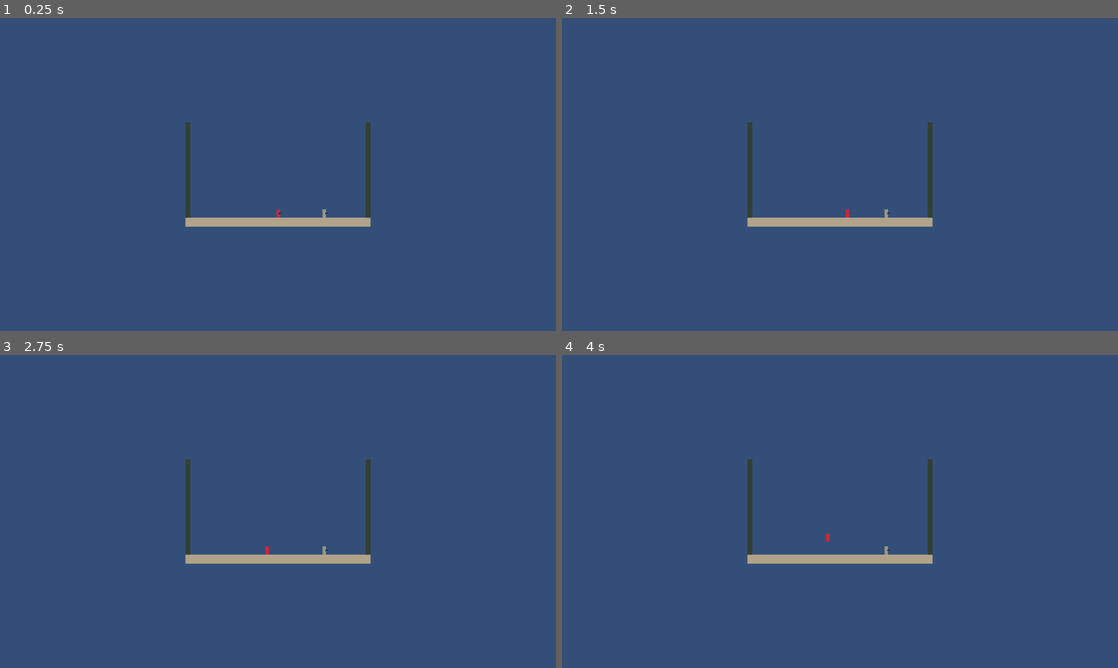
Above: before the commit, frames 1-4 (two rows, left to right).
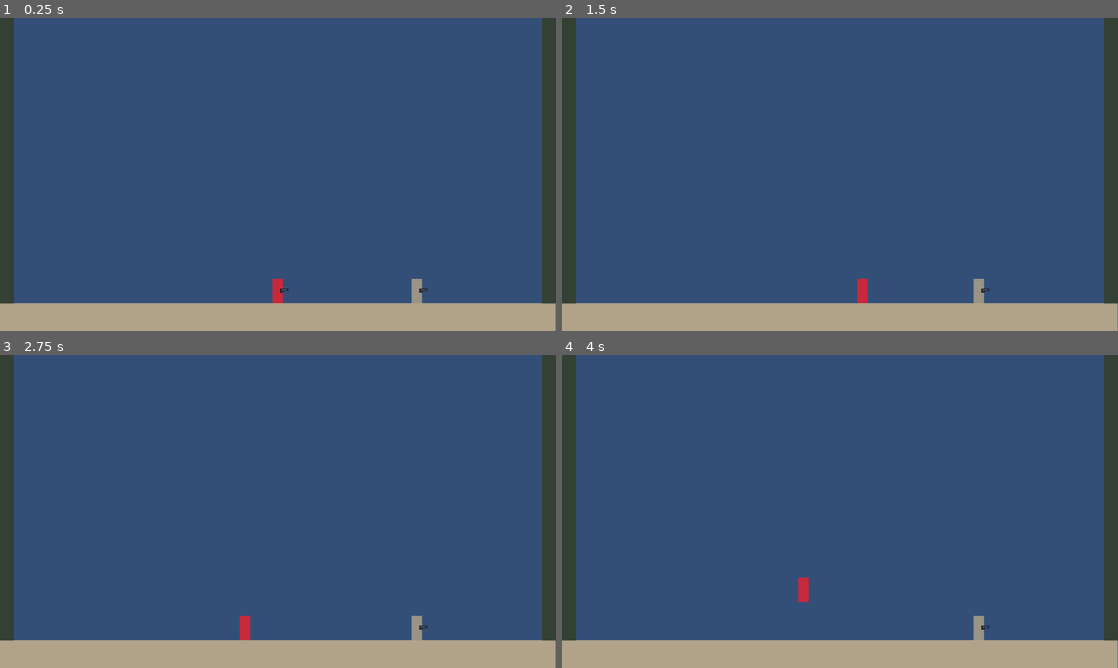
Above: after the commit, the same moments.

Repository: oplosy/fable
Game: Godot game, scene res://scenes/main.tscn
Two runs of this game, one before a commit and one after it. Both use one fixed random seed, a clock stepped at 60 frames per second and the inputs below.
Inputs (mouse positions are in pixels of both pictures, inside the frame that each line leads up to):
- Up to frame 1 (0.25 s): no input
- Up to frame 2 (1.5 s): tap Enter at 0.5 s; move the mouse to (962, 158) at 0.52 s; hold D (p1_right) from 0.53 s (still down); tap Shift (p1_run) at 0.6 s; click (962, 158) at 0.67 s; tap K (p1_jump) at 0.77 s; tap L at 0.8, 1.35 s; move the mouse to (728, 190) at 1.27 s
- Up to frame 3 (2.75 s): tap K (p1_jump) at 1.52 s; tap Shift (p1_run) at 1.55 s; move the mouse to (333, 442) at 2.02 s; release D (p1_right) at 2.03 s; hold A (p1_left) from 2.03 s (still down); tap J (p1_attack) at 2.1 s; tap L at 2.3 s
- Up to frame 4 (4 s): move the mouse to (812, 574) at 2.77 s; release A (p1_left) at 2.78 s; hold D (p1_right) from 2.78 s (still down); tap Shift (p1_run) at 2.85 s; click (812, 574) at 2.92 s; tap K (p1_jump) at 3.02, 3.77 s; move the mouse to (1006, 558) at 3.52 s; tap 1 (p1_slot_1) at 3.6 s; tap L at 3.8 s

The runs differ from the first frame. In frame 1, 15% of the frame differs, in the area x 0-100%, y 0-100%; in frame 2, 15%; in frame 3, 15%; in frame 4, 15%.

Commit message:
Follow the fighters with a zooming arena camera

Diff:
--- a/scenes/arenas/arena.gd
+++ b/scenes/arenas/arena.gd
@@ -8,6 +8,8 @@
 
 ## Playable area in the arena's own coordinates; leave room above for jumps.
 @export var bounds := Rect2(-64, -360, 768, 784)
+## The part of the map the camera may show, in the arena's own coordinates.
+@export var camera_limits := Rect2(0, 0, 640, 360)
 
 ## The match's single source of randomness (spawn picks, bullet spread), so seeding it
 ## replays a match exactly, e.g. for tests, replays or keeping online peers in sync.
--- /dev/null
+++ b/scenes/arenas/follow_camera.gd
@@ -0,0 +1,65 @@
+class_name FollowCamera
+extends Camera2D
+
+## The arena's camera. Keeps every living fighter in view: it sits at `art_zoom`, where
+## one pixel of the 3x character art is one screen pixel, and zooms out only while the
+## fighters are spread wider than the screen holds (never below `min_zoom`). It never
+## shows anything outside the arena's `camera_limits`.
+
+## Screen pixels per world pixel at which the character art is drawn pixel for pixel.
+@export var art_zoom := 3.0
+## Furthest zoom-out. Below art_zoom the detailed art is drawn smaller than 1:1.
+@export var min_zoom := 1.5
+## Fraction of the screen kept free around the fighters on each side.
+@export_range(0.0, 0.45) var margin := 0.15
+## How fast the camera catches up; higher is snappier.
+@export var follow_speed := 6.0
+
+var _placed := false
+
+
+func _ready() -> void:
+	zoom = Vector2.ONE * art_zoom
+	var arena := get_parent() as Arena
+	if arena:
+		var area := Rect2(arena.to_global(arena.camera_limits.position), arena.camera_limits.size)
+		limit_left = int(area.position.x)
+		limit_top = int(area.position.y)
+		limit_right = int(area.end.x)
+		limit_bottom = int(area.end.y)
+
+
+func _physics_process(delta: float) -> void:
+	var box := _fighters_box()
+	if box.position == Vector2.INF:
+		return
+	var target_zoom := clampf(_zoom_to_fit(box.size), min_zoom, art_zoom)
+	if not _placed:
+		_placed = true
+		global_position = box.get_center()
+		zoom = Vector2.ONE * target_zoom
+		return
+	var weight := 1.0 - exp(-follow_speed * delta)
+	global_position = global_position.lerp(box.get_center(), weight)
+	var next := lerpf(zoom.x, target_zoom, weight)
+	# Land exactly on the target so the art is not left at an almost-1:1 scale.
+	zoom = Vector2.ONE * (target_zoom if absf(next - target_zoom) < 0.01 else next)
+
+
+## Bounding box of the living fighters in this camera's arena; position INF when there are none.
+func _fighters_box() -> Rect2:
+	var box := Rect2(Vector2.INF, Vector2.ZERO)
+	for fighter: Fighter in get_tree().get_nodes_in_group(Fighter.GROUP):
+		if fighter.is_dead() or not get_parent().is_ancestor_of(fighter):
+			continue
+		if box.position == Vector2.INF:
+			box = Rect2(fighter.center(), Vector2.ZERO)
+		else:
+			box = box.expand(fighter.center())
+	return box
+
+
+## The largest zoom that still shows a box of `size` world pixels inside the margins.
+func _zoom_to_fit(size: Vector2) -> float:
+	var room := get_viewport_rect().size * (1.0 - 2.0 * margin)
+	return minf(room.x / maxf(size.x, 1.0), room.y / maxf(size.y, 1.0))
--- a/scenes/arenas/test_arena.tscn
+++ b/scenes/arenas/test_arena.tscn
@@ -11,6 +11,7 @@
 [ext_resource type="Resource" path="res://data/throwables/grenade.tres" id="9_grenade"]
 [ext_resource type="Resource" path="res://data/throwables/molotov.tres" id="10_molotov"]
 [ext_resource type="Script" path="res://scenes/arenas/arena.gd" id="11_arena"]
+[ext_resource type="Script" path="res://scenes/arenas/follow_camera.gd" id="12_camera"]
 
 [sub_resource type="RectangleShape2D" id="floor_shape"]
 size = Vector2(640, 32)
@@ -80,3 +81,4 @@
 
 [node name="Camera2D" type="Camera2D" parent="."]
 position = Vector2(320, 180)
+script = ExtResource("12_camera")
--- /dev/null
+++ b/tests/test_camera.gd
@@ -0,0 +1,57 @@
+# Run: tests/run_all.sh test_camera
+extends "res://tests/test_case.gd"
+
+## The follow camera keeps living fighters in view: art zoom for a lone fighter,
+## zoomed out (never past min_zoom) when they spread, and never past the camera limits.
+
+const FIGHTER_SCENE := preload("res://scenes/fighter/fighter.tscn")
+const FAST := preload("res://data/characters/placeholder.tres")
+
+var arena: Arena
+
+
+func run() -> void:
+	arena = load("res://scenes/arenas/test_arena.tscn").instantiate()
+	arena.get_node("ItemSpawns/W1").interval = 9999.0
+	arena.camera_limits = Rect2(-2000, -2000, 4000, 4000)
+	arena.bounds = Rect2(-3000, -3000, 6000, 6000)
+	root.add_child(arena)
+	var camera: FollowCamera = arena.get_node("Camera2D")
+	var left := _spawn(Vector2(40, 328))
+	await physics_frames(5)
+	check(camera.zoom.x == camera.art_zoom, "a lone fighter is shown at the art zoom")
+	check(camera.get_screen_center_position().distance_to(left.center()) < 1.0, "the first frame snaps onto the fighter")
+
+	var right := _spawn(Vector2(600, 328))
+	await physics_frames(120)
+	var fit := (camera.get_viewport_rect().size.x * (1.0 - 2.0 * camera.margin)) / (right.center().x - left.center().x)
+	check(absf(camera.zoom.x - fit) < 0.01, "spread fighters zoom out to fit (%.2f, want %.2f)" % [camera.zoom.x, fit])
+	var view := Rect2(camera.get_screen_center_position() - camera.get_viewport_rect().size / camera.zoom / 2.0, camera.get_viewport_rect().size / camera.zoom)
+	check(view.has_point(left.center()) and view.has_point(right.center()), "both fighters are on screen")
+
+	var far := _spawn(Vector2(2000, 0))
+	far.set_physics_process(false)
+	await physics_frames(120)
+	check(camera.zoom.x == camera.min_zoom, "zoom never goes below min_zoom")
+	far.take_hit(1000)
+	await physics_frames(180)
+	check(absf(camera.zoom.x - fit) < 0.01, "dead fighters are left out of the view")
+
+	arena.queue_free()
+	await physics_frames(1)
+	arena = load("res://scenes/arenas/test_arena.tscn").instantiate()
+	arena.get_node("ItemSpawns/W1").interval = 9999.0
+	root.add_child(arena)
+	camera = arena.get_node("Camera2D")
+	_spawn(Vector2(40, 328))
+	await physics_frames(5)
+	var center := camera.get_screen_center_position()
+	check(center.is_equal_approx(Vector2(320, 180)), "the view stays inside the camera limits (%s)" % [center])
+
+
+func _spawn(at: Vector2) -> Fighter:
+	var fighter: Fighter = FIGHTER_SCENE.instantiate()
+	fighter.character = FAST
+	arena.add_child(fighter)
+	fighter.global_position = at
+	return fighter
Not shown, added: scenes/arenas/follow_camera.gd.uid
Not shown: 1 places in scenes/arenas/test_arena.tscn that only renumber resources
